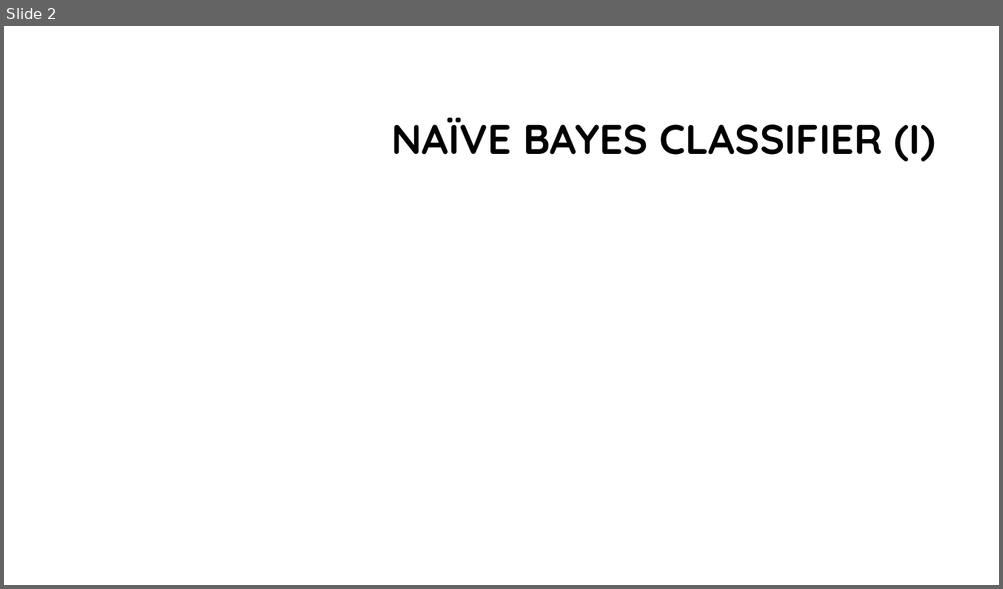
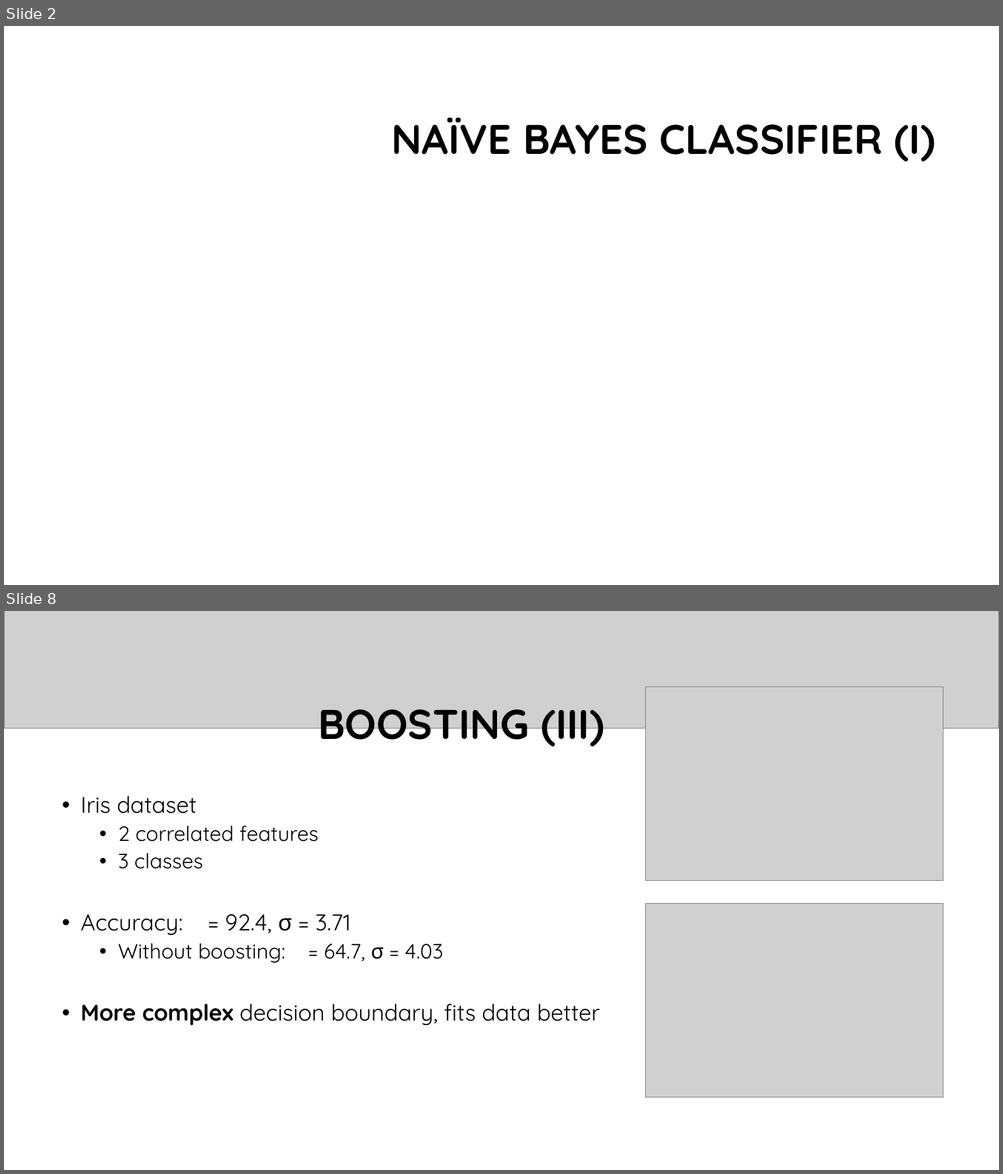
Before and after one commit to franco-ruggeri/ML, a slide deck: Lab 3/Lab 3 - presentation.pptx. Shown one above the other, each under a label of ours: slide 2 before the commit, slides 2 and 8 after it; the slides between them are not shown. The pictures are 1003x589 and 1003x1174 pixels, drawn with LibreOffice and Linux fonts; fonts in the diff are those of the drawing; grey boxes stand for pictures; background and template pictures are left out. Boxes give left, top, right and bottom in pixels: in the first picture for what was removed or moved away, otherwise in the second. Text is boxed around its words. In the diff, an @@ line names an element or a change of style, - is before the commit and + after.

```diff
--- a/Lab 3/Lab 3 - presentation.pptx
+++ b/Lab 3/Lab 3 - presentation.pptx
@@ slide 8 added at (4,611,999,1170), background #FFFFFF @@
@@ picture added at (4,611,999,729) @@
@@ picture added at (646,687,943,881) @@
@@ title added at (318,709,604,750), 40 pt, text #000000, bold @@
+BOOSTING (III)
@@ text added at (81,796,600,1025), 22 pt, text #000000 @@
+• Iris dataset
+  • 2 correlated features
+  • 3 classes
+• Accuracy: µ = 92.4, σ = 3.71
+  • Without boosting: µ = 64.7, σ = 4.03
+• More complex decision boundary, fits data better
@@ picture added at (646,903,943,1097) @@
```
Also in this commit, not shown: 3 slides changed, 6 other slides added, 10 slides removed, 5 other files.
